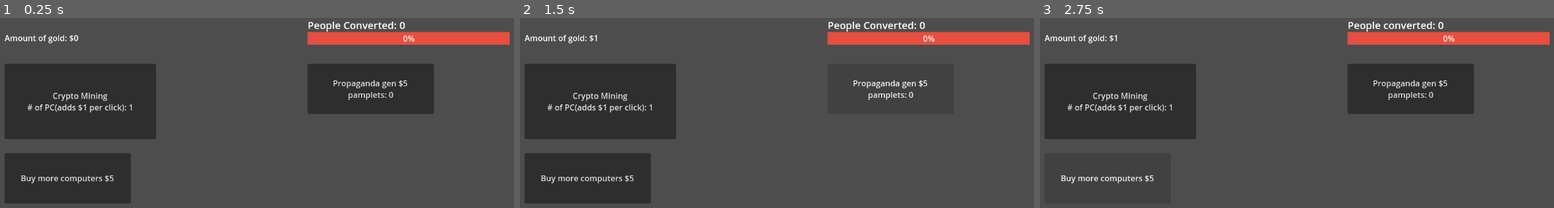
Above: before the commit, frames 1-3 (left to right).
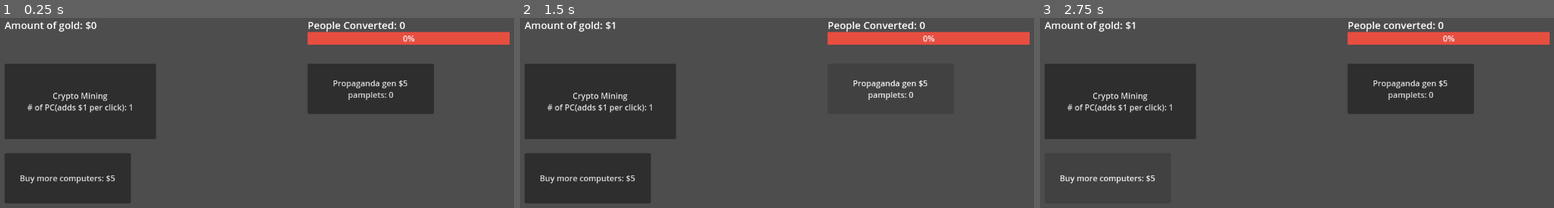
Above: after the commit, the same moments.

Repository: Tender-Bytes/PirateJam14v2
Game: Godot game, scene res://Scenes/Levels/testLevel.tscn
The game is run twice, just before and just after one commit, with the same random seed, the same clock (stepped at 60 frames per second) and the same inputs.
Inputs (mouse positions are in pixels of both pictures, inside the frame that each line leads up to):
- Up to frame 1 (0.25 s): no input
- Up to frame 2 (1.5 s): click "Crypto Mining # of PC(adds $1…" at 0.5 s; click "Propaganda gen $5 pamplets: 0" at 1.25 s
- Up to frame 3 (2.75 s): click (1106, 177) at 2 s, where only the run before the commit has a clickable "Buy more computers $5"

The runs differ from the first frame. In frame 1, 0.9% of the frame differs, in the area x 0-23%, y 1-88%; in frame 2, 0.9%; in frame 3, 0.9%.

Commit message:
created exponential cost for PCs

Diff:
--- a/Scenes/Currency/Default Gold Generate/pc_extra.gd
+++ b/Scenes/Currency/Default Gold Generate/pc_extra.gd
@@ -2,12 +2,16 @@
 
 @onready var gold_gen = get_node("../default gold gen")
 @onready var money = get_node("../Money")
+@onready var button = get_node("Button")
 
 var pc_owned: int
+const BASE_COST = 5
+var cost
 
 # Called when the node enters the scene tree for the first time.
 func _ready():
 	pc_owned = 1
+	cost = BASE_COST
 
 
 # Called every frame. 'delta' is the elapsed time since the previous frame.
@@ -16,7 +20,9 @@
 
 
 func _on_button_pressed():
-	if money.amount >= 5:
+	if money.amount >= cost:
+		money.change_value.emit(-cost)
 		pc_owned += 1
+		cost = round(BASE_COST * pow(1.2, pc_owned))
+		button.set_text("Buy more computers: $" + str(cost))
 		gold_gen.add_pc.emit(pc_owned)
-		money.change_value.emit(-5)
--- a/Scenes/Currency/Default Gold Generate/pc_extra.tscn
+++ b/Scenes/Currency/Default Gold Generate/pc_extra.tscn
@@ -9,6 +9,6 @@
 offset_right = 250.0
 offset_bottom = 100.0
 focus_mode = 0
-text = "Buy more computers $5"
+text = "Buy more computers: $5"
 
 [connection signal="pressed" from="Button" to="." method="_on_button_pressed"]
--- a/Scenes/Currency/money.tscn
+++ b/Scenes/Currency/money.tscn
@@ -7,5 +7,6 @@
 [node name="Label" type="Label" parent="."]
 offset_right = 40.0
 offset_bottom = 23.0
+theme_override_font_sizes/font_size = 20
 text = "Gold:"
 script = ExtResource("1_xky6o")
--- a/Scenes/Levels/testLevel.tscn
+++ b/Scenes/Levels/testLevel.tscn
@@ -25,7 +25,7 @@
 script = ExtResource("2_4vl5k")
 
 [node name="Money" parent="." instance=ExtResource("2_ggqnb")]
-position = Vector2(136, 28)
+position = Vector2(136, 0)
 script = ExtResource("3_lbfjy")
 
 [node name="default gold gen" parent="." instance=ExtResource("1_f2gaw")]
Not shown: 1 places in Scenes/Currency/Default Gold Generate/pc_extra.tscn that only renumber resources
Not shown: 1 places in Scenes/Levels/testLevel.tscn that only renumber resources
